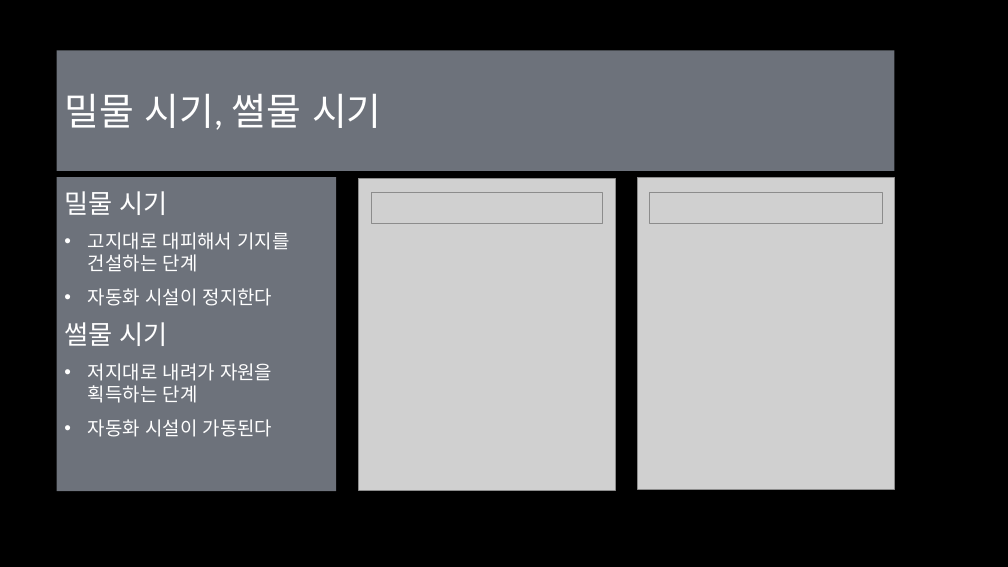
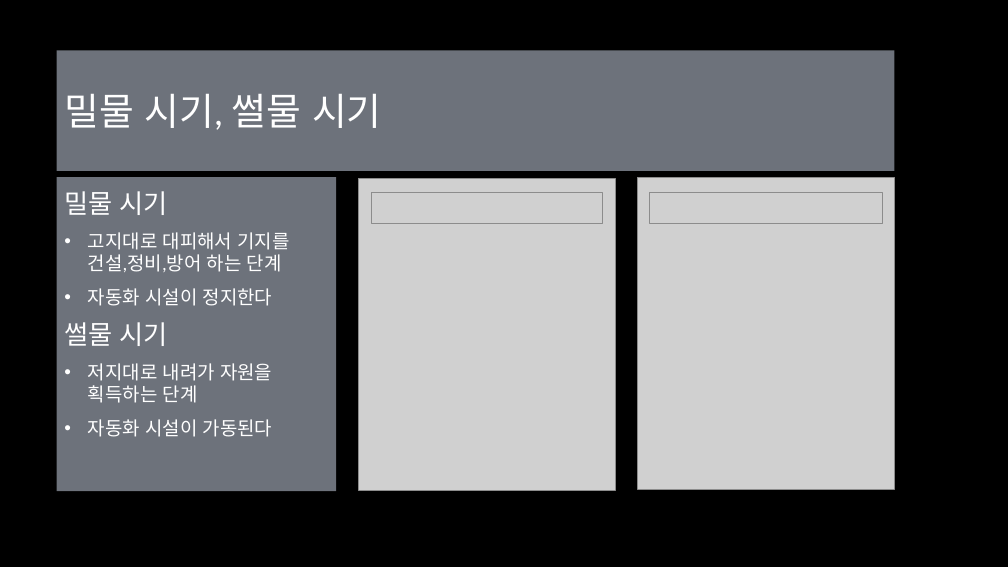
Before and after one commit to Eva-go/Capstone_Project, a slide deck: slide 6 of 문서/마지막 달 조영환,김태현,양영현.pptx. Drawn at 1008x567 pixels with LibreOffice and Linux fonts; fonts in the diff are those of the drawing; grey boxes stand for pictures; background and template pictures are left out. Boxes give left, top, right and bottom in pixels: in the first picture for what was removed or moved away, otherwise in the second. Text is boxed around its words. In the diff, an @@ line names an element or a change of style, - is before the commit and + after.

```diff
--- a/문서/마지막 달 조영환,김태현,양영현.pptx
+++ b/문서/마지막 달 조영환,김태현,양영현.pptx
@@ text at <box>88,232,290,272</box>: text changed @@
-• 고지대로 대피해서 기지를 건설하는 단계
+• 고지대로 대피해서 기지를 건설,정비,방어 하는 단계
```
Also in this commit, not shown: 5 other slides changed, 2 slides added, 13 other files.
